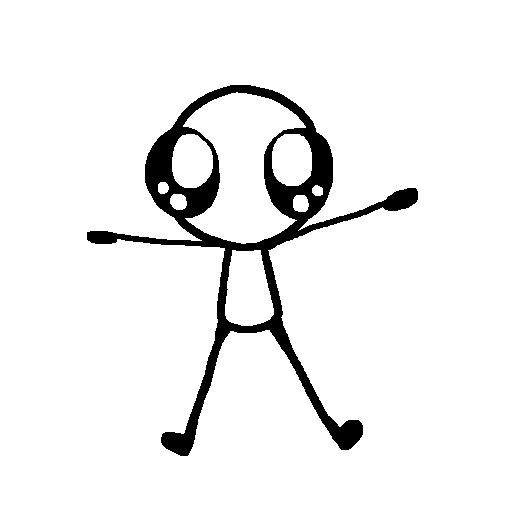
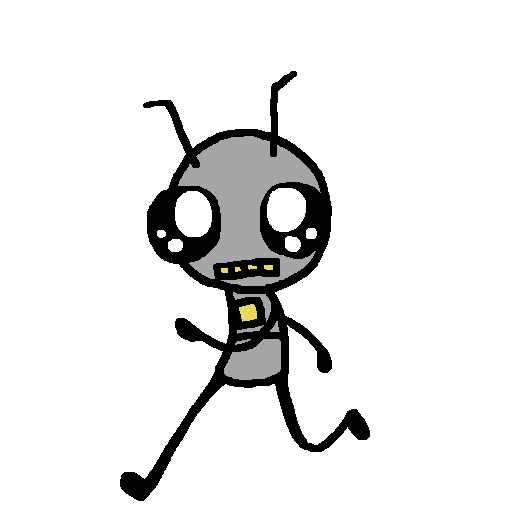
Layer changes from the first 512×512 image to the second:
added group "Sprite Set copy 4" with 14 layers above "Sprite Set copy 3" over bbox(87, 71, 418, 501)
added layer "run1" (1st of 5, in "Sprite Set copy 4") in group "Sprite Set copy 4" over bbox(120, 71, 370, 501)
hid "Layer 2" (5th of 5, in "Sprite Set"), moved it into group "Sprite Set" over bbox(87, 71, 418, 456)
